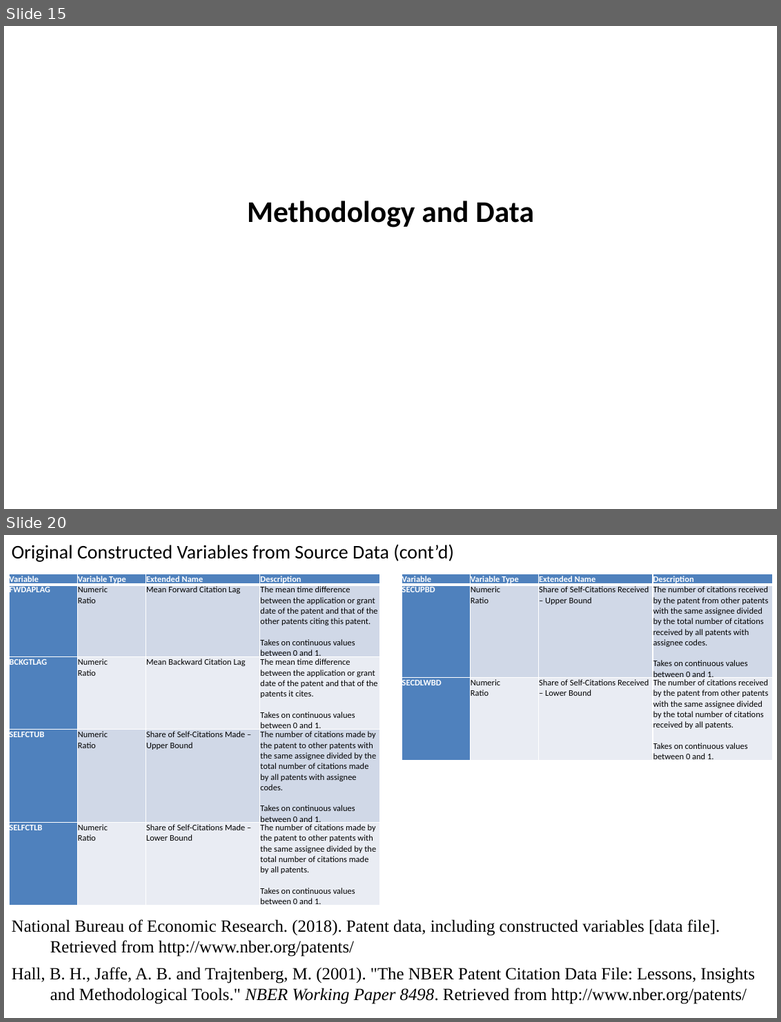
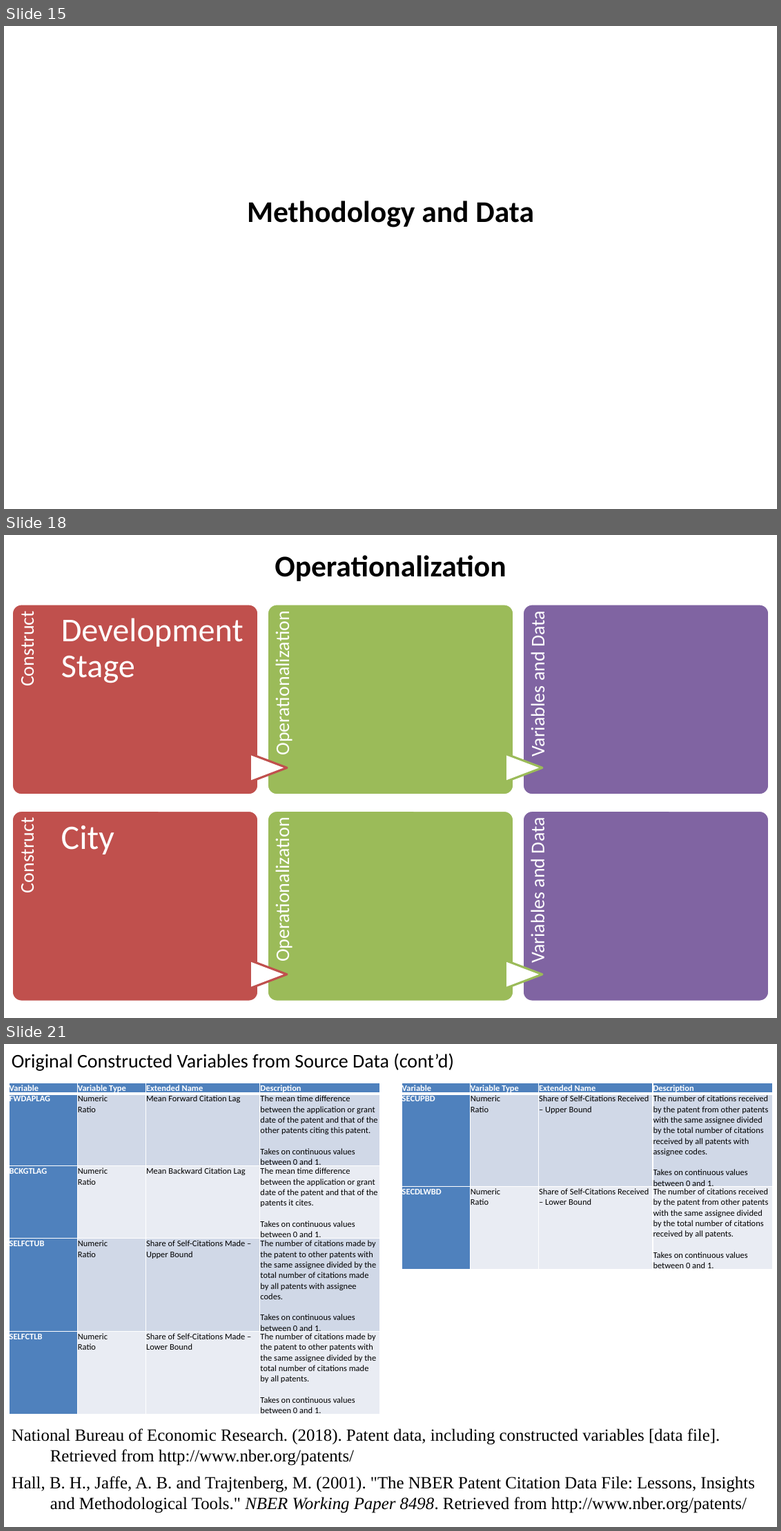
Before and after one commit to SLU-Courses-Townes/SOC5600, a slide deck: FinalProject/Presentation/Townes_SOC5600_FinalProject_Presentation.pptx. Shown one above the other, each under a label of ours: slides 15 and 20 before the commit, slides 15, 18 and 21 after it; the slides between them are not shown. The pictures are 781x1022 and 781x1531 pixels, drawn with LibreOffice and Linux fonts; fonts in the diff are those of the drawing. Boxes give left, top, right and bottom in pixels: in the first picture for what was removed or moved away, otherwise in the second. Text is boxed around its words. In the diff, an @@ line names an element or a change of style, - is before the commit and + after.

```diff
--- a/FinalProject/Presentation/Townes_SOC5600_FinalProject_Presentation.pptx
+++ b/FinalProject/Presentation/Townes_SOC5600_FinalProject_Presentation.pptx
@@ slide 18 added at box(4, 535, 777, 1018), background #FFFFFF @@
@@ text added at box(274, 555, 506, 581), 28 pt, text #000000, bold @@
+Operationalization
@@ group added at box(12, 604, 769, 794): 4 texts, 3 rounded rectangles, 2 flow chart extracts @@
+Construct
+Development Stage
+Operationalization
+Variables and Data
@@ group added at box(12, 811, 769, 1001): 4 texts, 3 rounded rectangles, 2 flow chart extracts @@
+Construct
+City
+Operationalization
+Variables and Data
@@ what was slide 20 is now slide 21 @@
```
Also in this commit, not shown: 2 slides changed, 2 other slides added, 4 slides removed.
